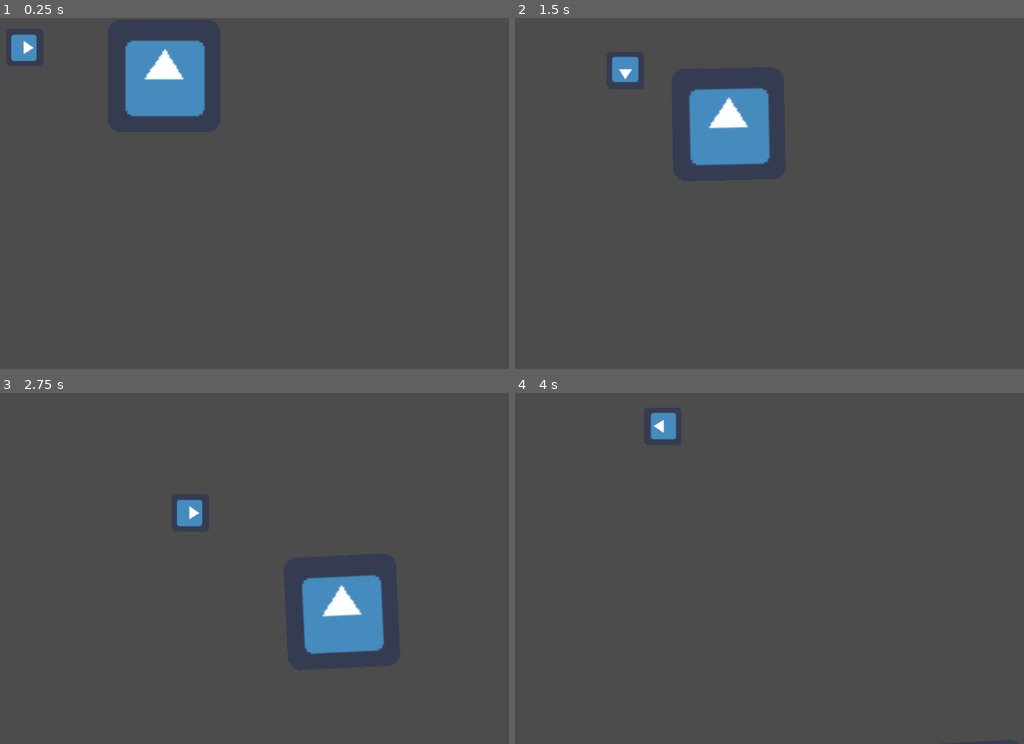
Above: before the commit, frames 1-4 (two rows, left to right).
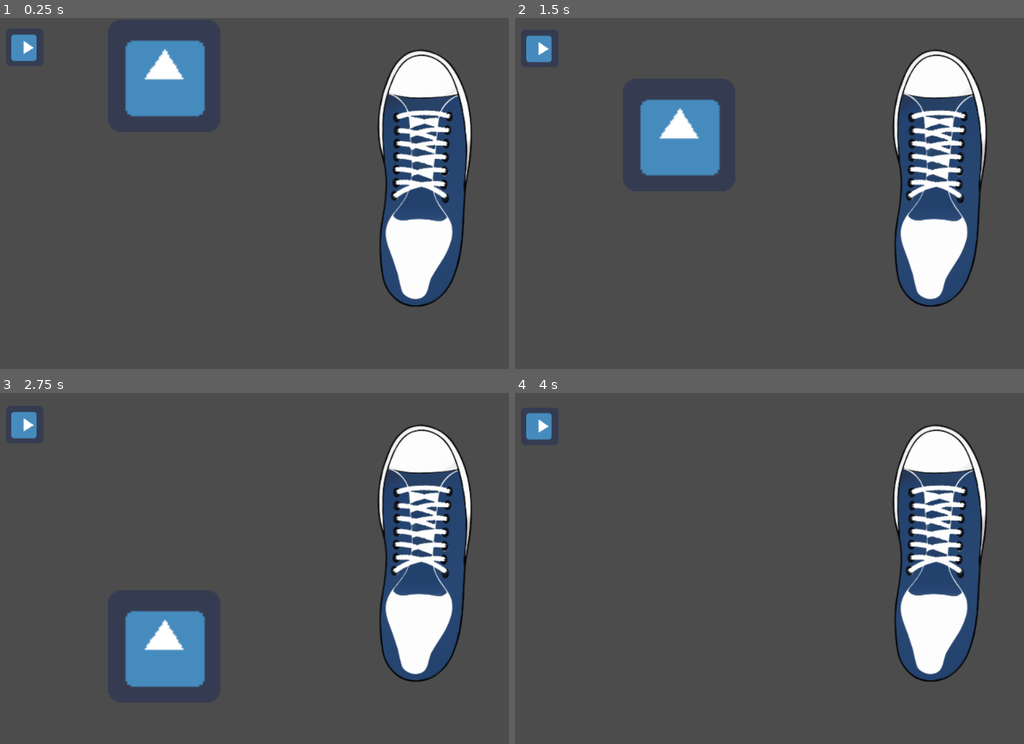
Above: after the commit, the same moments.

Repository: Luzzotica/BugOfWar
Game: Godot game, scene res://Root.tscn
The game is run twice, just before and just after one commit, with the same random seed, the same clock (stepped at 60 frames per second) and the same inputs. The engine's default icon, where the game draws it, is replaced by a stand-in: a white triangle on a blue panel in a dark square.
Inputs:
- Up to frame 1 (0.25 s): no input
- Up to frame 2 (1.5 s): hold Right (move_right, bound only before the commit) 0.53-1.28 s; hold Down (move_down, bound only before the commit) from 1.28 s (still down)
- Up to frame 3 (2.75 s): release Down (move_down, bound only before the commit) at 2.03 s; hold Right (move_right, bound only before the commit) from 2.03 s (still down)
- Up to frame 4 (4 s): release Right (move_right, bound only before the commit) at 2.78 s; hold Up (move_up, bound only before the commit) 2.78-3.53 s; hold Left (move_left, bound only before the commit) from 3.53 s (still down)

The runs differ from the first frame. In frame 1, 11% of the frame differs, in the area x 74-93%, y 8-83%; in frame 2, 17%; in frame 3, 18%, in the area x 2-93%, y 5-84%; in frame 4, 12%.
Error before the commit: Parse Error: Indented block expected after declaration of "_do_stomp" function. (res://Foot.gd:31)

Commit message:
added the shoe

Diff:
--- a/Ant.gd
+++ b/Ant.gd
@@ -44,6 +44,11 @@
 func take_damage(dmg: int):
 	health -= dmg
 
+	if health <= 0:
+		death()
+
+func death():
+	pass
 
 func grab():
 	var physics_bodies_in_grab_zone: Array = grab_zone.get_overlapping_bodies()
--- a/Foot.gd
+++ b/Foot.gd
@@ -6,8 +6,9 @@
 # var b = "text"
 var time_until_impact = 5.0
 
-func setup(origin: Vector2):
-	global_position = origin
+func setup(origin: Vector2, rotation: float):
+	set_global_position(origin)
+	set_rotation(rotation)
 
 # Called when the node enters the scene tree for the first time.
 func _ready():
@@ -27,3 +28,10 @@
 		pass
 
 func _do_stomp():
+	var to_kill = get_overlapping_bodies()
+
+	for body in to_kill:
+		# check if it has the property
+		if "death" in body:
+			# kill the object
+			body.death()
--- a/Foot.tscn
+++ b/Foot.tscn
@@ -1,11 +1,19 @@
-[gd_scene load_steps=2 format=2]
+[gd_scene load_steps=3 format=2]
 
 [ext_resource path="res://Foot.gd" type="Script" id=1]
+[ext_resource path="res://Shoe-Blue.png" type="Texture" id=2]
 
 [node name="Foot" type="Area2D"]
+position = Vector2( -0.20126, -0.0670853 )
+scale = Vector2( 2, 2 )
 script = ExtResource( 1 )
 
 [node name="CollisionPolygon2D" type="CollisionPolygon2D" parent="."]
-position = Vector2( -0.499258, 0.234364 )
+position = Vector2( 193.78, -43.267 )
 scale = Vector2( 0.969512, 0.98444 )
-polygon = PoolVector2Array( -6.8848, -4.99815, -7.10637, -7.87861, -7.91881, -10.3898, -9.24825, -12.384, -10.7993, -15.8553, -11.8333, -22.5025, -11.8333, -26.5647, -10.7993, -29.3713, -9.24825, -30.1837, -5.9985, -31.2177, -3.93048, -31.2177, -2.15788, -30.8485, -0.237579, -28.9282, 1.09187, -25.9, 1.60887, -21.9855, 2.12589, -18.071, 2.12589, -14.7474, 1.83044, -10.6114, 1.46117, -8.32176, 2.19974, -4.99815, 2.93832, -2.85627, 3.30762, -0.12352, 2.71675, 1.79679, 0.279434, 4.08639, -2.23174, 4.38182, -4.22591, 2.90466, -5.25992, 0.393486, -6.07236, -2.11769, -6.81094, -3.52099 )
+polygon = PoolVector2Array( -238.121, 72.1609, -236.817, 49.0383, -242.686, 23.5071, -242.034, -2.50575, -238.61, -21.9351, -232.578, -39.9193, -224.588, -51.6412, -215.784, -59.3487, -202.74, -61.4362, -187.251, -55.8161, -178.283, -47.3057, -166.218, -23.2197, -162.468, -7.0018, -160.837, 5.68349, -161.327, 22.062, -161.979, 36.5136, -165.892, 58.9939, -168.011, 105.239, -170.62, 123.384, -175.675, 138.638, -183.99, 149.557, -195.077, 158.549, -206.164, 161.921, -219.208, 160.958, -228.501, 155.338, -236.491, 145.222, -241.219, 130.288, -241.871, 99.7795 )
+
+[node name="Sprite" type="Sprite" parent="."]
+position = Vector2( 5.35887, 12.8391 )
+scale = Vector2( 0.589616, 0.571176 )
+texture = ExtResource( 2 )
--- a/NaturalDisasterFactory.gd
+++ b/NaturalDisasterFactory.gd
@@ -52,6 +52,7 @@
 func _spawn_disaster():
 	# get disaster origin
 	var origin = RandomCoordinateFactory.get_point_in_area(disaster_area)
+	var rotation = rng.randf_range(0,180)
 	# select a disaster type
 	# spawn that object, and let it go do its thing
 	var disaster_type = rng.randi_range(0,2)
@@ -70,7 +71,7 @@
 		print("Invalid disaster type: ", disaster_type)
 
 	# setup the instance with the origin
-	disaster_instance.setup(origin)
+	disaster_instance.setup(origin, rotation)
 	# add the disaster to the disaster area
 	disaster_area.add_child(disaster_instance)
 
--- a/RandomCoordinateFactory.gd
+++ b/RandomCoordinateFactory.gd
@@ -11,7 +11,7 @@
 #func _process(delta):
 #	pass
 
-func get_point_in_area(area: Area2D):
+func get_point_in_area(area: Area2D) -> Vector2:
 	# get the size of the shape
 	var extent = area.shape.extents
 	# get the center, but then modify it to be the corner of the area
--- a/Root.tscn
+++ b/Root.tscn
@@ -1,8 +1,9 @@
-[gd_scene load_steps=7 format=2]
+[gd_scene load_steps=8 format=2]
 
 [ext_resource path="res://Ant.gd" type="Script" id=1]
 [ext_resource path="res://icon.png" type="Texture" id=2]
 [ext_resource path="res://Food.gd" type="Script" id=3]
+[ext_resource path="res://Foot.tscn" type="PackedScene" id=4]
 
 [sub_resource type="CapsuleShape2D" id=1]
 radius = 28.0
@@ -49,3 +50,6 @@
 [node name="CollisionShape2D" type="CollisionShape2D" parent="Food"]
 position = Vector2( 288, 96 )
 shape = SubResource( 3 )
+
+[node name="Foot" parent="." instance=ExtResource( 4 )]
+position = Vector2( 737.959, 260.901 )
--- a/project.godot
+++ b/project.godot
@@ -24,29 +24,6 @@
 RandomCoordinateFactory="*res://RandomCoordinateFactory.tscn"
 NaturalDisasterFactory="*res://NaturalDisasterFactory.tscn"
 
-[input]
-
-move_left={
-"deadzone": 0.5,
-"events": [ Object(InputEventKey,"resource_local_to_scene":false,"resource_name":"","device":0,"alt":false,"shift":false,"control":false,"meta":false,"command":false,"pressed":false,"scancode":16777231,"physical_scancode":0,"unicode":0,"echo":false,"script":null)
- ]
-}
-move_right={
-"deadzone": 0.5,
-"events": [ Object(InputEventKey,"resource_local_to_scene":false,"resource_name":"","device":0,"alt":false,"shift":false,"control":false,"meta":false,"command":false,"pressed":false,"scancode":16777233,"physical_scancode":0,"unicode":0,"echo":false,"script":null)
- ]
-}
-move_down={
-"deadzone": 0.5,
-"events": [ Object(InputEventKey,"resource_local_to_scene":false,"resource_name":"","device":0,"alt":false,"shift":false,"control":false,"meta":false,"command":false,"pressed":false,"scancode":16777234,"physical_scancode":0,"unicode":0,"echo":false,"script":null)
- ]
-}
-move_up={
-"deadzone": 0.5,
-"events": [ Object(InputEventKey,"resource_local_to_scene":false,"resource_name":"","device":0,"alt":false,"shift":false,"control":false,"meta":false,"command":false,"pressed":false,"scancode":16777232,"physical_scancode":0,"unicode":0,"echo":false,"script":null)
- ]
-}
-
 [physics]
 
 common/enable_pause_aware_picking=true
Binary file added: Shoe Shadow.png
Not shown, added: Shoe Shadow.png.import
Binary file added: Shoe-Blue.png
Not shown, added: Shoe-Blue.png.import
Binary file added: Shoe-Maroon.png
Not shown, added: Shoe-Maroon.png.import
Not shown, added: .gitignore
